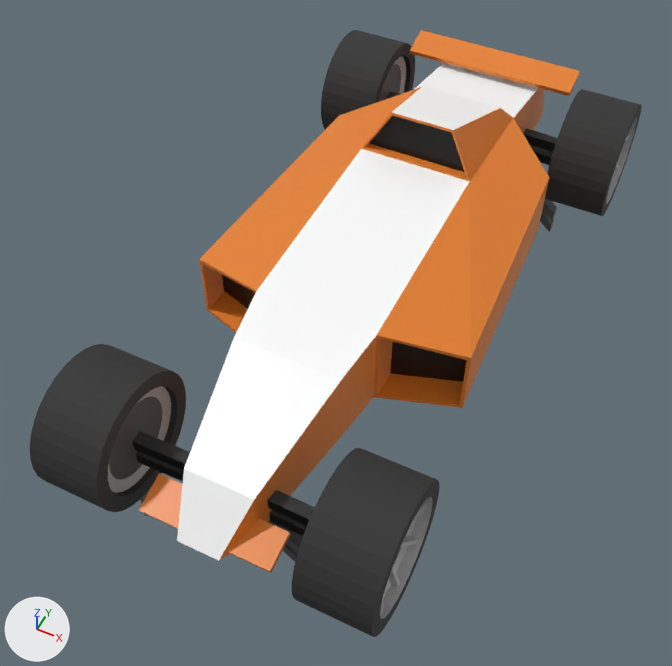
An edit to the glTF model Polytrack-New/models/car.glb, drawn before and after from the same camera.
Both versions are drawn from a 50 mm lens placed at (1.36, -3.09, 3.14), pointed at (-0.1, -0.19, -0.49). Every picture has the same lights, and +X, +Y and +Z are marked at lower left. The first picture is the older version. Objects named as collision shapes, trigger or cutter boxes, shadow casters or lower levels of detail are left out.

The first picture shows 'Body', 'SuspensionBL', 'WheelBL', 'WheelBR', 'WheelFL', 'WheelFR' and 3 more.
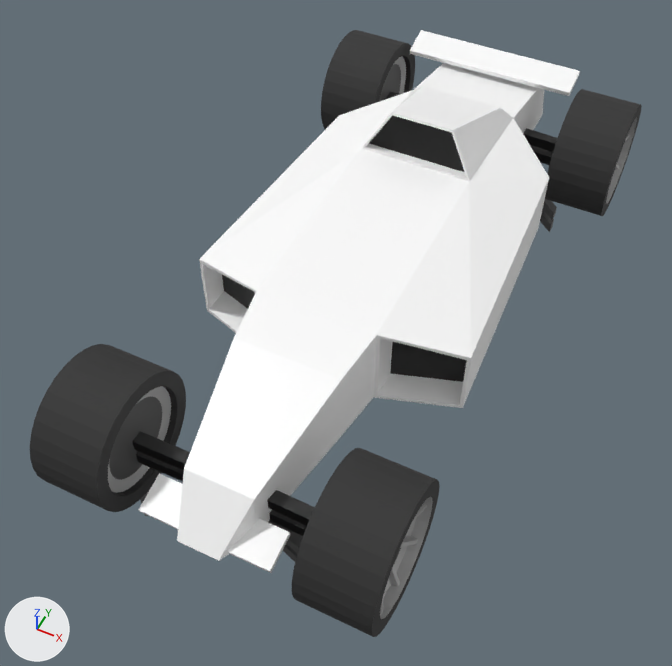
Where the change shows, as pixel boxes [x1, y1, x2, y2] in the pictures (672 x 666 px):
'Body', recoloured (orange to white): [139, 30, 580, 573] in both
'Suspension', unchanged, uncovered by the edit: after [132, 92, 557, 536]
'SuspensionBL', unchanged, covered by the edit: before [132, 92, 557, 536]; after [540, 199, 557, 232]

The change, as a diff of the scene's bpy script:
```diff
--- a/Polytrack-New/models/car.glb.py
+++ b/Polytrack-New/models/car.glb.py
@@ mat_main @@
 mat_main = principled_material('Main')
-mat_main.base_color = (0.8, 0.221, 0.0248)  # orange #e7812c
+mat_main.base_color = (1.0, 1.0, 1.0)  # white #ffffff
 mat_main.roughness = 0.4
```
